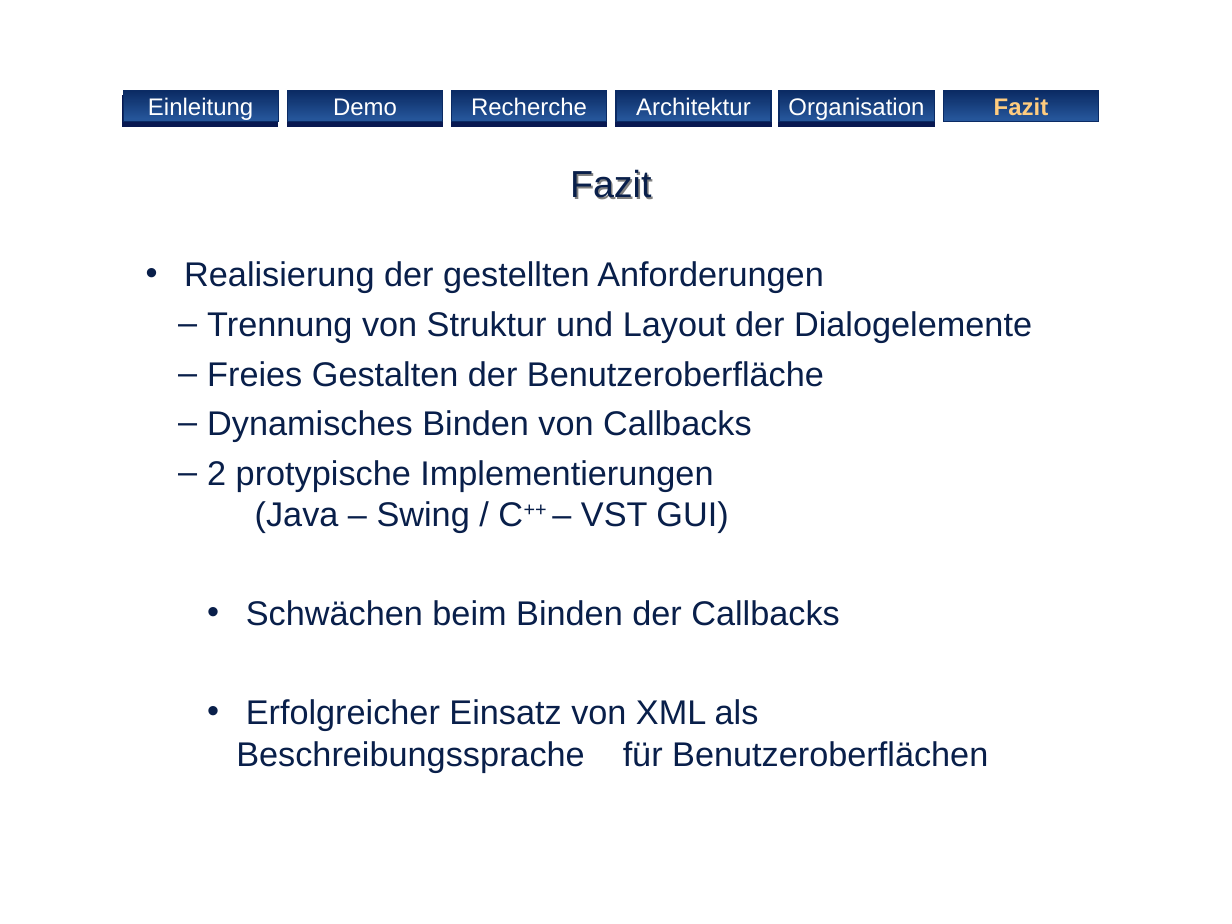
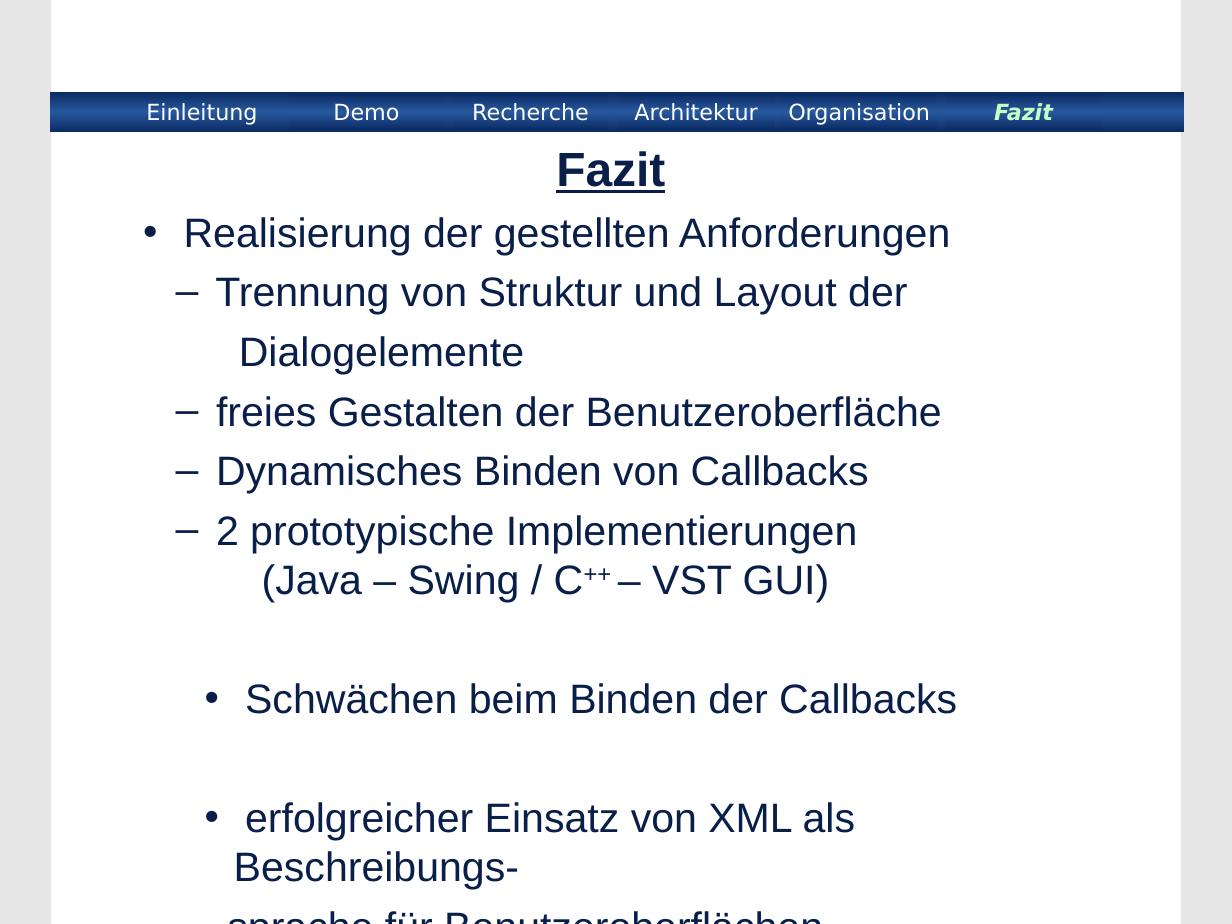
Before and after one commit to BackupTheBerlios/xmlinterface, a slide deck: slide 16 of xmlinterface/project/Praesentation/xmlinterface.ppt. Drawn at 1232x924 pixels with LibreOffice and Linux fonts; fonts in the diff are those of the drawing; background and template pictures are left out. Boxes give left, top, right and bottom in pixels: in the first picture for what was removed or moved away, otherwise in the second. Text is boxed around its words. In the diff, an @@ line names an element or a change of style, - is before the commit and + after.

```diff
--- a/xmlinterface/project/Praesentation/xmlinterface.ppt
+++ b/xmlinterface/project/Praesentation/xmlinterface.ppt
@@ background #FFFFFF to #E6E6E6 @@
@@ rectangle added at [52, 0, 1181, 924], fill #FFFFFF @@
@@ rectangle added at [51, 92, 1184, 132], fill gradient #0B2B64 to #27589D @@
@@ text "Einleitung": place and size @@
-text "Einleitung" at [123, 91, 278, 122]
+text "Einleitung" at [146, 103, 257, 125]
@@ text "Einleitung" at [146, 103, 257, 125]: size 14 to 13 pt, font Arial to DejaVu Sans; fill gradient #0B2B64 to #27589D to none; outline #0B2B64 0.74 pt to none; shadow off @@
@@ rectangle added at [287, 91, 442, 122], fill gradient #0B2B64 to #27589D, outline #0B2B64 0.74 pt, 14 pt, text #FFFFFF @@
+Demo
@@ rectangle "Demo": place and size @@
-rectangle "Demo" at [287, 91, 442, 122]
+rectangle "Demo" at [288, 94, 444, 131]
@@ rectangle added at [452, 91, 607, 122], fill gradient #0B2B64 to #27589D, outline #0B2B64 0.74 pt, 14 pt, text #FFFFFF @@
+Recherche
@@ rectangle "Recherche": place and size @@
-rectangle "Recherche" at [452, 91, 607, 122]
+rectangle "Recherche" at [453, 94, 609, 131]
@@ rectangle added at [616, 91, 771, 122], fill gradient #0B2B64 to #27589D, outline #0B2B64 0.74 pt, 14 pt, text #FFFFFF @@
+Architektur
@@ size 14 to 13 pt, font Arial to DejaVu Sans; outline #0B2B64 0.74 pt to none; shadow off in 4 elements at [288, 94, 444, 131], [453, 94, 609, 131], [781, 94, 936, 131], [618, 94, 774, 131] @@
@@ rectangle "Architektur": place and size @@
-rectangle "Architektur" at [616, 91, 771, 122]
+rectangle "Architektur" at [618, 94, 774, 131]
@@ rectangle added at [779, 91, 934, 122], fill gradient #0B2B64 to #27589D, outline #0B2B64 0.74 pt, 14 pt, text #FFFFFF @@
+Organisation
@@ rectangle "Organisation": place and size @@
-rectangle "Organisation" at [779, 91, 934, 122]
+rectangle "Organisation" at [781, 94, 936, 131]
@@ rectangle added at [944, 91, 1099, 122], fill gradient #0B2B64 to #27589D, outline #0B2B64 0.74 pt, 14 pt, text #FFFFFF @@
+Fazit
@@ rectangle "Fazit": place and size @@
-rectangle "Fazit" at [944, 91, 1099, 122]
+rectangle "Fazit" at [946, 94, 1101, 131]
@@ rectangle "Fazit" at [946, 94, 1101, 131]: size 14 to 13 pt, font Arial to DejaVu Sans, text colour #FFCC7F to #C6FFC5, italic on; outline #0B2B64 0.74 pt to none @@
@@ title "Fazit": place and size @@
-title "Fazit" at [570, 169, 651, 200]
+title "Fazit" at [556, 151, 665, 193]
@@ title "Fazit" at [556, 151, 665, 193]: size 22 to 28 pt, bold on, underline on @@
@@ subtitle "Realisierung der gestellten Anforderungen": place and size @@
-subtitle "Realisierung der gestellten Anforderungen" at [184, 261, 1032, 772]
+subtitle "Realisierung der gestellten Anforderungen" at [184, 217, 957, 890]
@@ subtitle at [184, 217, 957, 714]: size 20 to 24 pt in "Realisierung der gestellten Anforderungen", "Dynamisches Binden von Callbacks", "Schwächen beim Binden der Callbacks"; more space between paragraphs @@
@@ subtitle at [215, 276, 942, 427]: text changed; size 20 to 24 pt @@
-  – Trennung von Struktur und Layout der Dialogelemente
-  – Freies Gestalten der Benutzeroberfläche
+  – Trennung von Struktur und Layout der
+  Dialogelemente
+  – freies Gestalten der Benutzeroberfläche
@@ subtitle at [216, 515, 857, 602]: text changed; size 20 to 24 pt @@
-  – 2 protypische Implementierungen
-    (Java – Swing / C++ – VST GUI)
+  – 2 prototypische Implementierungen
+    (Java – Swing / C++ – VST GUI)
@@ subtitle at [234, 802, 855, 890]: text changed; size 20 to 24 pt @@
-• Erfolgreicher Einsatz von XML als Beschreibungssprache für Benutzeroberflächen
+• erfolgreicher Einsatz von XML als Beschreibungs-
+sprache für Benutzeroberflächen
```
Also in this commit, not shown: 14 other slides changed, 2 slides added, 2 slides removed.
